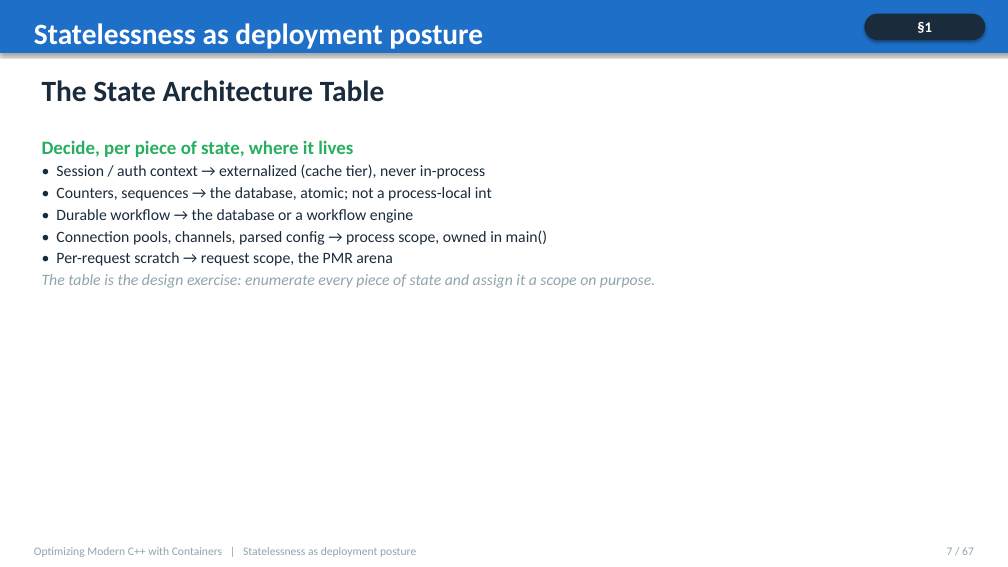
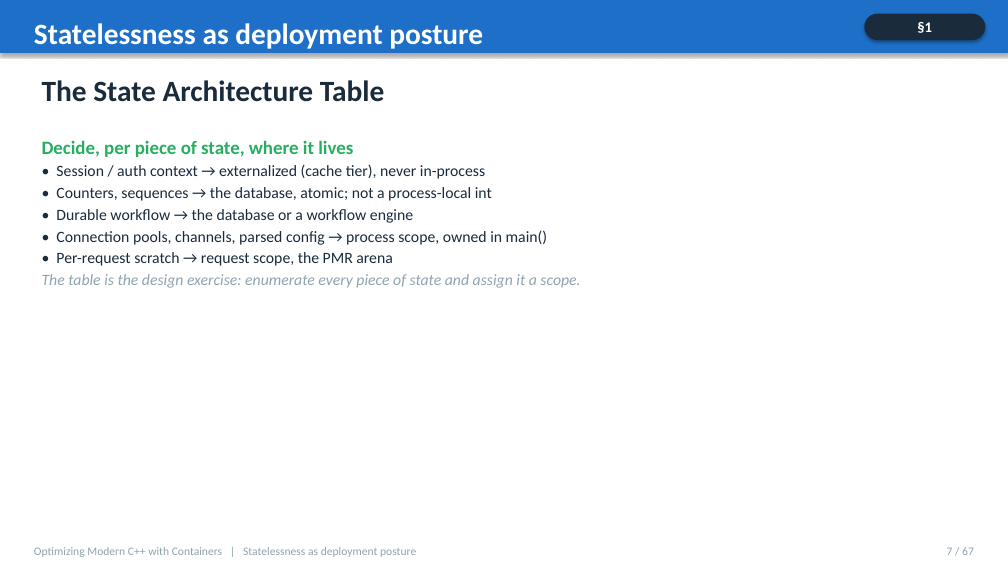
Before and after one commit to patterncatalyst/cpp-statelessness, a slide deck: slide 7 of presentation/cpp-statelessness-compendium.pptx. Drawn at 1008x567 pixels with LibreOffice and Linux fonts; fonts in the diff are those of the drawing. Boxes give left, top, right and bottom in pixels: in the first picture for what was removed or moved away, otherwise in the second. Text is boxed around its words. In the diff, an @@ line names an element or a change of style, - is before the commit and + after.

```diff
--- a/presentation/cpp-statelessness-compendium.pptx
+++ b/presentation/cpp-statelessness-compendium.pptx
@@ text at (42, 274, 580, 288): text changed @@
-The table is the design exercise: enumerate every piece of state and assign it a scope on purpose.
+The table is the design exercise: enumerate every piece of state and assign it a scope.
```
Also in this commit, not shown: 20 other slides changed, 5 other files.
